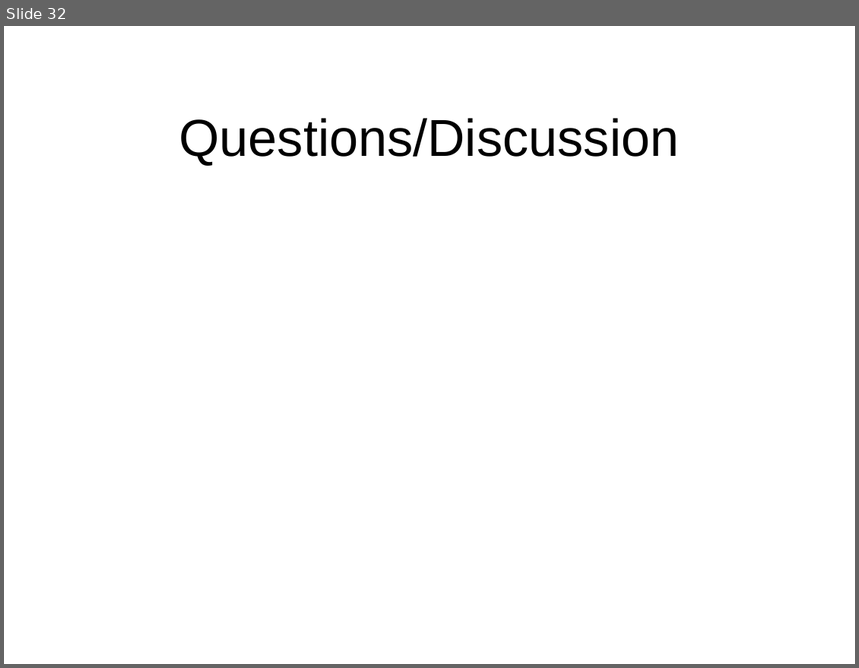
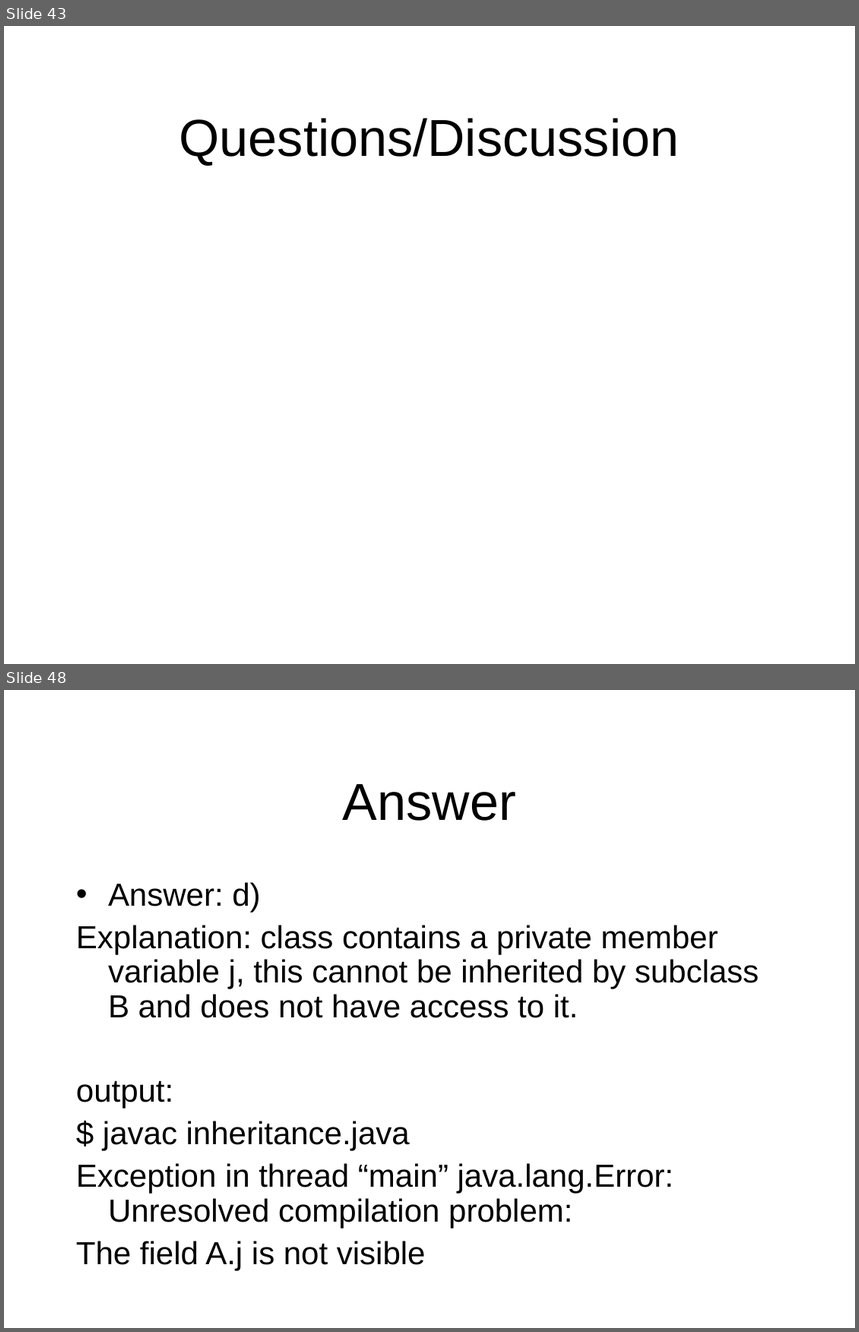
Before and after one commit to octaviordz/zjnu2017.github.io, a slide deck: OOP/lectures/050--Polymorphism.ppt. Shown one above the other, each under a label of ours: slide 32 before the commit, slides 43 and 48 after it; the slides between them are not shown. The pictures are 859x668 and 859x1332 pixels, drawn with LibreOffice and Linux fonts; fonts in the diff are those of the drawing. Boxes give left, top, right and bottom in pixels: in the first picture for what was removed or moved away, otherwise in the second. Text is boxed around its words. In the diff, an @@ line names an element or a change of style, - is before the commit and + after.

```diff
--- a/OOP/lectures/050--Polymorphism.ppt
+++ b/OOP/lectures/050--Polymorphism.ppt
@@ slide 48 added at <box>4,690,855,1328</box>, background #FFFFFF @@
@@ title added at <box>343,784,516,821</box>, 44 pt, text #000000 @@
+Answer
@@ text added at <box>76,882,759,1271</box>, 27 pt, text #000000 @@
+• Answer: d)
+Explanation: class contains a private member variable j, this cannot be inherited by subclass B and does not have access to it.
+output:
+$ javac inheritance.java
+Exception in thread “main” java.lang.Error: Unresolved compilation problem:
+The field A.j is not visible
@@ what was slide 32 is now slide 43 @@
```
Also in this commit, not shown: 9 slides changed, 19 other slides added, 2 other files.
